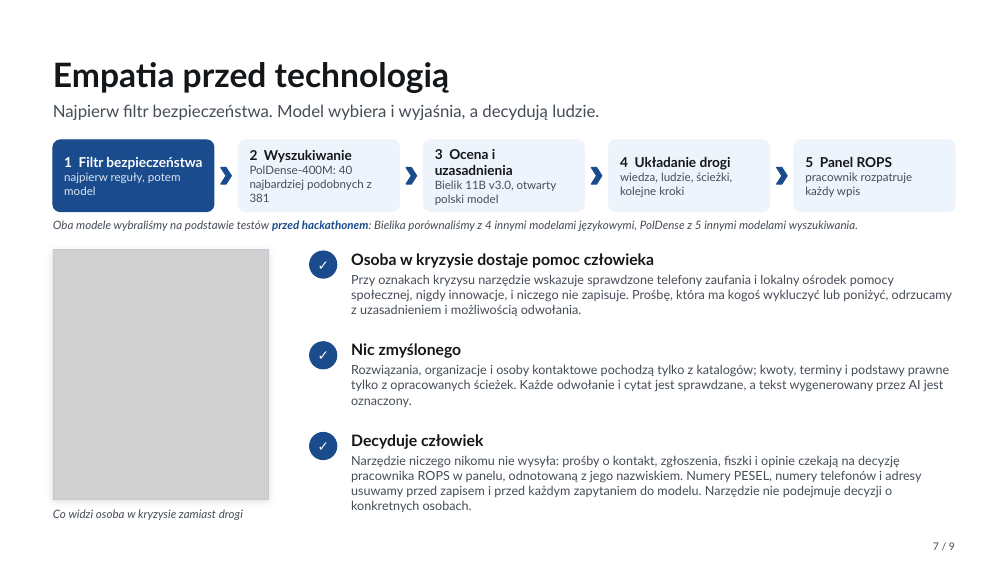
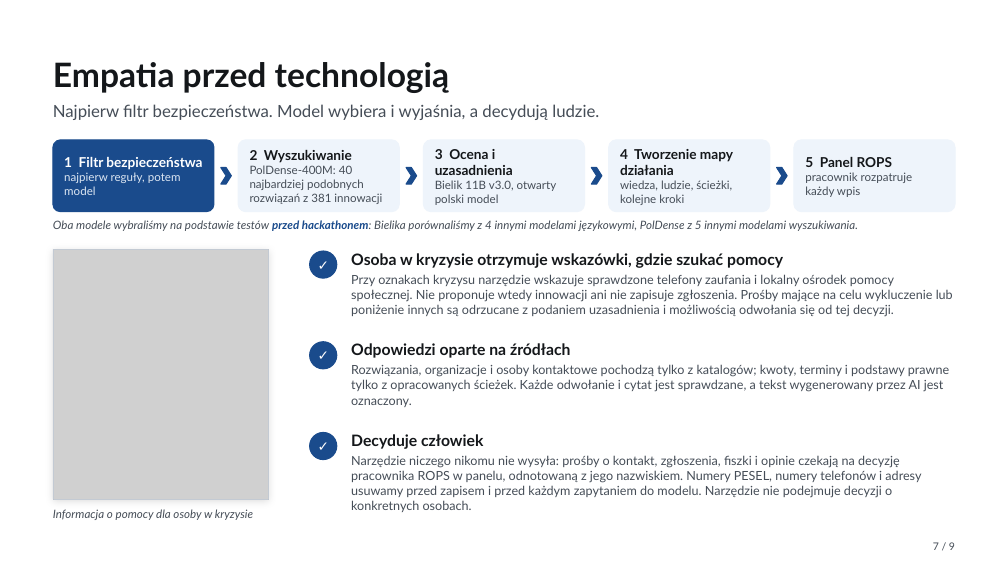
Before and after one commit to bobrovsky420/hackyeah2026, a slide deck: slide 7 of docs/presentation/presentation.pptx. Drawn at 1008x567 pixels with LibreOffice and Linux fonts; fonts in the diff are those of the drawing; grey boxes stand for pictures. Boxes give left, top, right and bottom in pixels: in the first picture for what was removed or moved away, otherwise in the second. Text is boxed around its words. In the diff, an @@ line names an element or a change of style, - is before the commit and + after.

```diff
--- a/docs/presentation/presentation.pptx
+++ b/docs/presentation/presentation.pptx
@@ text at (620,149,733,175): text changed @@
-4 Układanie drogi
+4 Tworzenie mapy działania
@@ text at (250,165,382,204): text changed @@
-PolDense-400M: 40 najbardziej podobnych z 381
+PolDense-400M: 40 najbardziej podobnych rozwiązań z 381 innowacji
@@ text at (351,253,953,316): text changed @@
-Osoba w kryzysie dostaje pomoc człowieka
-Przy oznakach kryzysu narzędzie wskazuje sprawdzone telefony zaufania i lokalny ośrodek pomocy społecznej, nigdy innowacje, i niczego nie zapisuje. Prośbę, która ma kogoś wykluczyć lub poniżyć, odrzucamy z uzasadnieniem i możliwością odwołania.
+Osoba w kryzysie otrzymuje wskazówki, gdzie szukać pomocy
+Przy oznakach kryzysu narzędzie wskazuje sprawdzone telefony zaufania i lokalny ośrodek pomocy społecznej. Nie proponuje wtedy innowacji ani nie zapisuje zgłoszenia. Prośby mające na celu wykluczenie lub poniżenie innych są odrzucane z podaniem uzasadnienia i możliwością odwołania się od tej decyzji.
@@ text at (351,343,570,358): text changed @@
-Nic zmyślonego
+Odpowiedzi oparte na źródłach
@@ text at (53,509,253,520): text changed @@
-Co widzi osoba w kryzysie zamiast drogi
+Informacja o pomocy dla osoby w kryzysie
```
Also in this commit, not shown: 4 other slides changed, 2 other files.
